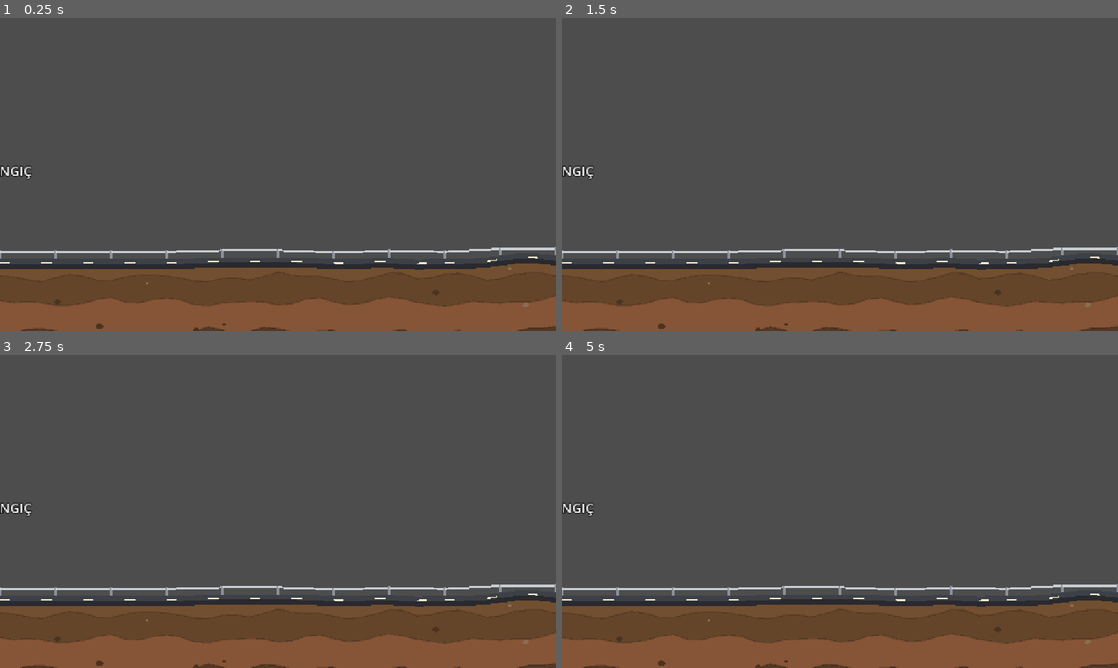
Above: before the commit, frames 1-4 (two rows, left to right).
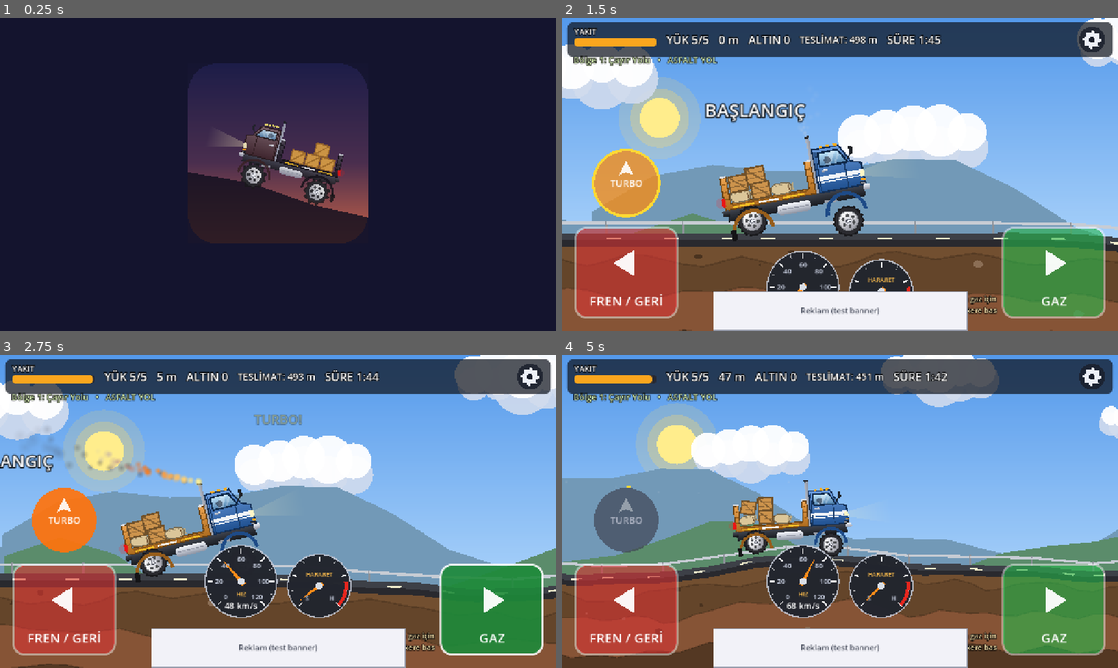
Above: after the commit, the same moments.

Repository: aliyuksekal/penalti-oyunu
Game: Godot game, scene res://Main.tscn
Two runs of this game, one before a commit and one after it. Both use one fixed random seed, a clock stepped at 60 frames per second and the inputs below. Sound files missing from this copy of the repository are replaced by a short silence.
Inputs (mouse positions are in pixels of both pictures, inside the frame that each line leads up to):
- Up to frame 1 (0.25 s): no input
- Up to frame 2 (1.5 s): click (656, 284) at 0.5 s, where only the run after the commit has a clickable "BAŞLA ▶"; click (656, 284) at 1.25 s, where only the run after the commit has a clickable "BAŞLA ▶"
- Up to frame 3 (2.75 s): tap Enter at 2 s; move the mouse to (400, 495) at 2.02 s; hold Right from 2.03 s (still down); tap Shift at 2.1 s; click (400, 495) at 2.17 s; tap Space at 2.27, 2.57 s
- Up to frame 4 (5 s): release Right at 2.75 s; drag from (728, 527) to (812, 574) at 2.77 s; move the mouse to (895, 442) at 3.52 s; hold Right 3.53-4.25 s; tap Shift at 3.6 s; drag from (812, 574) to (673, 464) at 4.27 s

The runs differ from the first frame. In frame 1, 98% of the frame differs, in the area x 0-100%, y 0-100%; in frame 2, 91%; in frame 3, 90%; in frame 4, 94%.
Error before the commit: Parse Error: Static function "paint_wheel()" not found in base "res://TruckArt.gd". (res://CargoAndGameManager.gd:388)
Error after the commit: Invalid assignment of property or key 'emitting' with value of type 'bool' on a base object of type 'Nil'. (res://CargoAndGameManager.gd:507)

Commit message:
tekerlek boyası geri eklendi
Co-Authored-By: Claude Opus 5.5 <noreply@anthropic.com>
Claude-Session: https://claude.ai/code/session_01CTJfmjm1dnQhva6BYkes8r

Diff:
--- a/TruckArt.gd
+++ b/TruckArt.gd
@@ -335,6 +335,37 @@
 		_fender(parent, Vector2(float(axles[i]), wheel_y), wheel_r, body_c.darkened(0.45))
 
 
+## Tekerlek boyası: dişli lastik, yanak, alaşım jant (delikler dönüşü gösterir), krom göbek
+static func paint_wheel(parent: Node2D, d: Dictionary, r: float) -> void:
+	var off: bool = d["tread"] == "offroad"
+	var rim_c: Color = d["rim"]
+	var n: int = 22 if off else 34
+	var depth: float = 5.0 if off else 2.2
+	var tire := PackedVector2Array()
+	for i in range(n * 2):
+		var a: float = TAU * float(i) / float(n * 2)
+		var rr: float = r if (i % 4) < 2 else r - depth
+		tire.append(Vector2(cos(a), sin(a)) * rr)
+	_poly(parent, tire, Color(0.1, 0.1, 0.11))
+	_poly(parent, _circle_at(Vector2.ZERO, r - depth - 1.5, 30), Color(0.17, 0.17, 0.19))
+	_poly(parent, _circle_at(Vector2.ZERO, r * 0.64, 28), rim_c.darkened(0.35))
+	var disc := _poly(parent, _circle_at(Vector2.ZERO, r * 0.58, 28), rim_c)
+	# üst-sol aydınlık, alt-sağ gölge
+	var vc := PackedColorArray()
+	for p in disc.polygon:
+		var k: float = clampf(0.5 - (p.x + p.y) / (r * 1.6), 0.0, 1.0)
+		vc.append(Color(1, 1, 1).lerp(Color(0.62, 0.62, 0.66), 1.0 - k))
+	disc.vertex_colors = vc
+	for i in range(6):
+		var a2: float = TAU * float(i) / 6.0
+		_poly(parent, _circle_at(Vector2(cos(a2), sin(a2)) * r * 0.36, r * 0.11, 10), rim_c.darkened(0.6))
+	_poly(parent, _circle_at(Vector2.ZERO, r * 0.2, 16), Color(0.92, 0.93, 0.96))
+	for i in range(5):
+		var a3: float = TAU * float(i) / 5.0 + 0.3
+		_poly(parent, _circle_at(Vector2(cos(a3), sin(a3)) * r * 0.12, 1.6, 6), Color(0.35, 0.36, 0.4))
+	_poly(parent, PackedVector2Array([Vector2(-r * 0.5, -r * 0.18), Vector2(-r * 0.18, -r * 0.5), Vector2(-r * 0.1, -r * 0.42), Vector2(-r * 0.42, -r * 0.1)]), Color(1, 1, 1, 0.25))
+
+
 ## Garaj ön izlemesi: fiziksiz, sadece görüntü. Uzun araçlar kutuya sığsın diye küçültülür.
 static func build_preview(parent: Node2D, d: Dictionary) -> void:
 	var r: float = d["wheel_r"]
